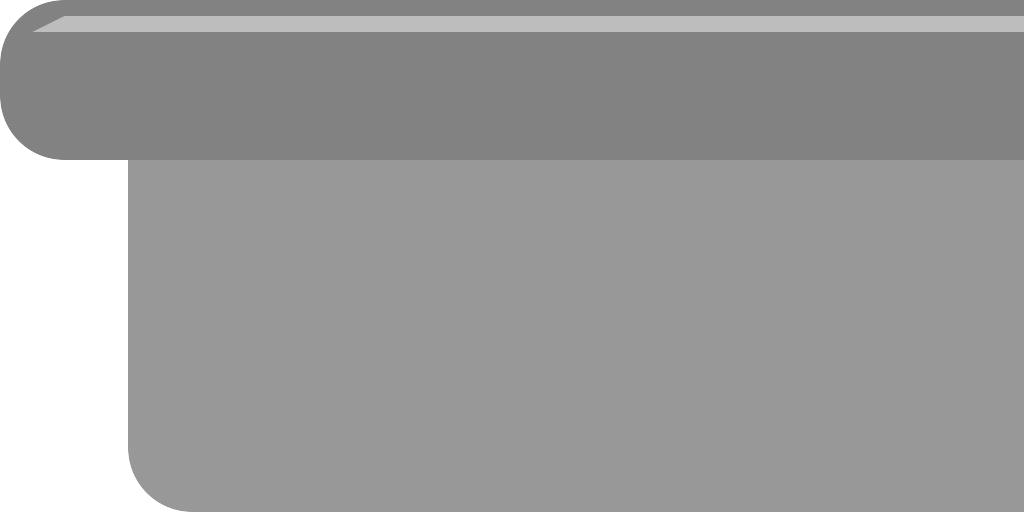
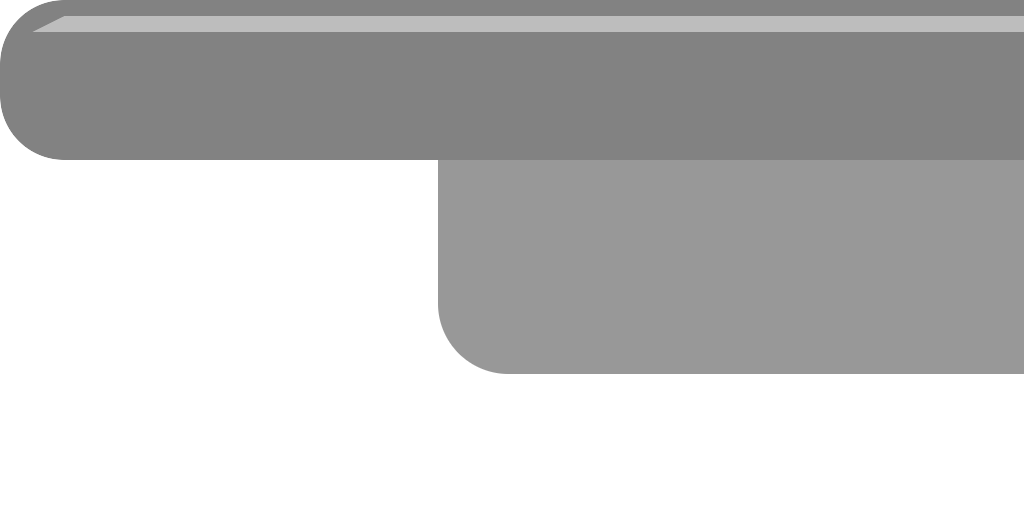
Two versions of the same layered image (1024x512). Layer-by-layer changes:
painted on "Layer" over [128, 160, 1024, 512]
